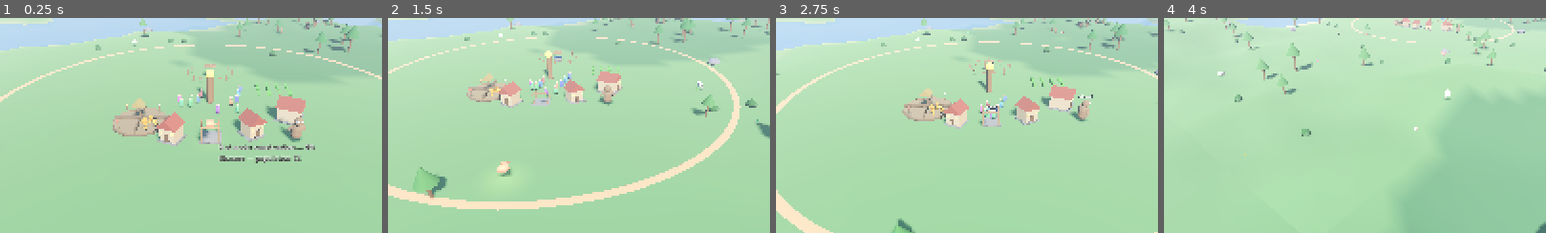
Above: before the commit, frames 1-4 (left to right).
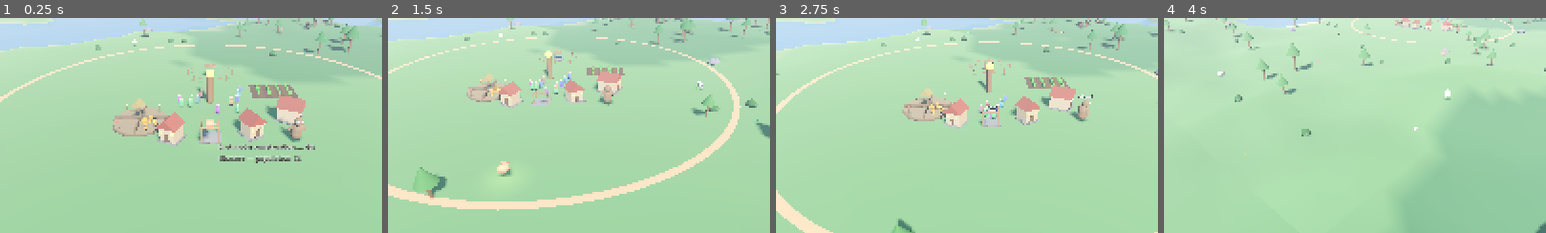
Above: after the commit, the same moments.

Repository: tjloman/tjloman
Game: Godot game, scene res://scenes/main.tscn
Same seed, same stepped clock (60 frames per second), same inputs: the game is played once before the commit and once after it.
Inputs (mouse positions are % of the whole screen's width and height, from its top left):
- Up to frame 1 (0.25 s): no input
- Up to frame 2 (1.5 s): move the mouse to (72, 45) at 0.52 s; hold Right 0.53-1.25 s; hold S (cam_back) 0.53-1.25 s; click (72, 45) at 0.67 s; drag from (30, 55) to (45, 70) at 1.27 s
- Up to frame 3 (2.75 s): move the mouse to (60, 28) at 2.02 s; hold Right from 2.03 s (still down); hold A (cam_left) from 2.03 s (still down)
- Up to frame 4 (4 s): release Right at 2.75 s; release A (cam_left) at 2.75 s; drag from (45, 70) to (20, 35) at 2.77 s; move the mouse to (80, 65) at 3.52 s; hold Left from 3.53 s (still down); hold Q (cam_rotate_left) from 3.53 s (still down)
The pictures show only the part of the screen within x 22-72%, y 23-73%; the shares and areas given below are measured in that part.

The runs differ from the first frame. In frame 1, 0.5% of the frame differs, in the area x 65-78%, y 31-38%; in frame 2, 0.2%; in frame 3, 0.3%; in frame 4, less than 0.1%.

Commit message:
Fix Android crash (drop the Decal) and clear all 11 load warnings
THE CRASH: the farm's soil was a Decal — a mobile-GPU feature that
crashes on a number of Android drivers. Replaced it with a low soil
MESH whose vertices sit on the terrain (built with SurfaceTool, exactly
like the chunk ground), so the field still hugs every contour of the
land but renders on every backend — Vulkan, mobile, and the web
Compatibility fallback alike. No Decal, no ImageTexture, nothing
driver-fragile.

WARNINGS (all 11):
- miracle_manager: the effect-strength parameter was named 'scale',
  shadowing Node3D.scale (8 sites) — renamed to 'potency'. The tween
  that animates the heal ring's actual 'scale' property is untouched.
- bird flock row grouping and the farm soil furrows were integer
  divisions — made explicit with floats.
- main.gd smoke-test loop variable 'name' shadowed Node.name — renamed.

Verified no other base-class shadows (name/scale/position/...) or
integer divisions remain across the scripts.

Co-Authored-By: Claude Fable 5 <noreply@anthropic.com>
Claude-Session: https://claude.ai/code/session_01NqBKfyc5c6bViy6kUi2S7P

Diff:
--- a/scripts/main.gd
+++ b/scripts/main.gd
@@ -245,10 +245,10 @@
 			entry[0], entry[1], opened, conjured])
 		await get_tree().create_timer(0.2).timeout
 	# Directly resolve one of each new miracle to exercise every effect.
-	for name: String in ["food", "rain", "heal", "lightning", "forest_seed",
+	for miracle: String in ["food", "rain", "heal", "lightning", "forest_seed",
 			"forage_thicket", "lightning_storm", "tornado", "bird_flock"]:
-		miracles.resolve(name, Vector3(6, 0, 6))
-		print("SMOKE TEST: resolve %s" % name)
+		miracles.resolve(miracle, Vector3(6, 0, 6))
+		print("SMOKE TEST: resolve %s" % miracle)
 		await get_tree().create_timer(0.3).timeout
 
 	for diet: Village.Diet in [Village.Diet.VEGAN, Village.Diet.CARNIVORE,
--- a/scripts/miracles/miracle_manager.gd
+++ b/scripts/miracles/miracle_manager.gd
@@ -133,17 +133,17 @@
 ## apply karma, and let the villages witness it.
 func resolve(miracle: String, pos: Vector3) -> void:
 	pos.y = 0
-	var scale := power()
+	var potency := power()
 	match miracle:
 		"food": _cast_food(pos)
-		"rain": _cast_rain(pos, scale)
+		"rain": _cast_rain(pos, potency)
 		"lightning": _cast_lightning(pos)
-		"heal": _cast_heal(pos, scale)
-		"forest_seed": _cast_forest_seed(pos, scale)
-		"forage_thicket": _cast_forage_thicket(pos, scale)
-		"lightning_storm": _cast_lightning_storm(pos, scale)
-		"tornado": _cast_tornado(pos, scale)
-		"bird_flock": _cast_bird_flock(pos, scale)
+		"heal": _cast_heal(pos, potency)
+		"forest_seed": _cast_forest_seed(pos, potency)
+		"forage_thicket": _cast_forage_thicket(pos, potency)
+		"lightning_storm": _cast_lightning_storm(pos, potency)
+		"tornado": _cast_tornado(pos, potency)
+		"bird_flock": _cast_bird_flock(pos, potency)
 		_: return
 	_apply_karma(miracle, pos)
 	for v in get_tree().get_nodes_in_group("village"):
@@ -166,8 +166,8 @@
 		add_child(food)
 
 
-func _cast_rain(pos: Vector3, scale := 1.0) -> void:
-	var reach := 14.0 * scale
+func _cast_rain(pos: Vector3, potency := 1.0) -> void:
+	var reach := 14.0 * potency
 	var cloud := Node3D.new()
 	cloud.position = pos + Vector3(0, 12, 0)
 
@@ -193,7 +193,7 @@
 	for f in get_tree().get_nodes_in_group("farms"):
 		var farm := f as Farm
 		if farm.global_position.distance_to(pos) < reach:
-			farm.water(12.0 * scale)
+			farm.water(12.0 * potency)
 
 	# Rain is the counter to fire: it douses every blaze it falls on.
 	for t in get_tree().get_nodes_in_group("trees"):
@@ -258,8 +258,8 @@
 			tree.ignite()
 
 
-func _cast_heal(pos: Vector3, scale := 1.0) -> void:
-	var reach := 8.0 * scale
+func _cast_heal(pos: Vector3, potency := 1.0) -> void:
+	var reach := 8.0 * potency
 	var torus := TorusMesh.new()
 	torus.inner_radius = 0.9
 	torus.outer_radius = 1.0
@@ -283,7 +283,7 @@
 ## Nature -------------------------------------------------------------------
 
 ## Plants a stand of thirteen saplings that shoot up to ~4 lumber quickly.
-func _cast_forest_seed(pos: Vector3, scale := 1.0) -> void:
+func _cast_forest_seed(pos: Vector3, potency := 1.0) -> void:
 	var world := get_tree().get_first_node_in_group("world_gen") as WorldGen
 	var biome := "grassland"
 	if world != null:
@@ -291,7 +291,7 @@
 	var planted := 0
 	for i in 13:
 		var a := TAU * i / 13.0 + randf() * 0.4
-		var r := randf_range(1.5, 5.0 * scale)
+		var r := randf_range(1.5, 5.0 * potency)
 		var spot := pos + Vector3(cos(a) * r, 0, sin(a) * r)
 		if world != null and world.is_underwater(spot.x, spot.z):
 			continue
@@ -309,12 +309,12 @@
 
 
 ## Scatters a thicket of berry bushes — wild forage for beast and villager.
-func _cast_forage_thicket(pos: Vector3, scale := 1.0) -> void:
+func _cast_forage_thicket(pos: Vector3, potency := 1.0) -> void:
 	var world := get_tree().get_first_node_in_group("world_gen") as WorldGen
-	var n := int(6 * scale)
+	var n := int(6 * potency)
 	for i in n:
 		var a := TAU * i / maxf(n, 1) + randf() * 0.5
-		var r := randf_range(1.0, 4.0 * scale)
+		var r := randf_range(1.0, 4.0 * potency)
 		var spot := pos + Vector3(cos(a) * r, 0, sin(a) * r)
 		if world != null and world.is_underwater(spot.x, spot.z):
 			continue
@@ -330,9 +330,9 @@
 
 ## A rolling storm: several bolts strike across a wide area over a few
 ## seconds, each lethal at its point of impact. Widens with your reach.
-func _cast_lightning_storm(pos: Vector3, scale := 1.0) -> void:
-	var reach := 10.0 * scale
-	var strikes := int(4 + scale * 3)
+func _cast_lightning_storm(pos: Vector3, potency := 1.0) -> void:
+	var reach := 10.0 * potency
+	var strikes := int(4 + potency * 3)
 	for i in strikes:
 		var delay := i * 0.35
 		var a := randf() * TAU
@@ -345,7 +345,7 @@
 
 ## A tornado: a spinning funnel that wanders, flinging loose things and
 ## terrifying (and battering) whoever it passes.
-func _cast_tornado(pos: Vector3, scale := 1.0) -> void:
+func _cast_tornado(pos: Vector3, potency := 1.0) -> void:
 	var funnel := Node3D.new()
 	funnel.position = pos
 	add_child(funnel)
@@ -354,9 +354,9 @@
 		var ring := Util.cylinder(0.4 + t * 2.6, 1.4, Color(0.55, 0.55, 0.6, 0.6),
 			Vector3(0, 0.7 + i * 1.4, 0))
 		funnel.add_child(ring)
-	var life := 8.0 + scale * 2.0
+	var life := 8.0 + potency * 2.0
 	var drift := Vector3(randf_range(-1, 1), 0, randf_range(-1, 1)).normalized()
-	_run_tornado(funnel, drift, life, 5.0 * scale)
+	_run_tornado(funnel, drift, life, 5.0 * potency)
 
 
 func _run_tornado(funnel: Node3D, drift: Vector3, life: float, radius: float) -> void:
@@ -385,7 +385,7 @@
 
 ## A V of birds sweeps overhead — doves if you are good, ravens if neutral,
 ## screeching bats if you are wicked. An omen the villages read plainly.
-func _cast_bird_flock(pos: Vector3, scale := 1.0) -> void:
+func _cast_bird_flock(pos: Vector3, potency := 1.0) -> void:
 	var flock := Node3D.new()
 	var body_color := Color(0.95, 0.95, 0.95)
 	var sound := "coo"
@@ -395,9 +395,9 @@
 	elif GameState.alignment < 30.0:
 		body_color = Color(0.12, 0.12, 0.14)
 		sound = "caw"
-	var count := int(7 + scale * 4)
+	var count := int(7 + potency * 4)
 	for i in count:
-		var row := (i + 1) / 2
+		var row := int((i + 1) / 2.0)
 		var side := 1 if i % 2 == 0 else -1
 		var bird := Util.box(Vector3(0.5, 0.12, 0.2), body_color,
 			Vector3(side * row * 0.7, 0, -row * 0.7))
--- a/scripts/world/farm.gd
+++ b/scripts/world/farm.gd
@@ -1,10 +1,11 @@
 class_name Farm
 extends Node3D
-## A field of crops that grows food over time. The soil is a DECAL projected
-## straight down onto the terrain, so the field follows the contours of the
-## land instead of floating on a platform; the crops are planted at the real
-## ground height beneath each row. Villagers tend it (faster growth), rain
-## multiplies it, harvest banks it in the store.
+## A field of crops that grows food over time. The soil is a low mesh whose
+## vertices sit on the terrain, so the field hugs every rise and dip of the
+## land instead of floating on a platform (and it renders on every backend,
+## unlike a Decal — which crashed some mobile GPUs). Crops are planted at
+## the real ground height beneath each row. Villagers tend it (faster
+## growth), rain multiplies it, harvest banks it in the store.
 
 const BASE_GROWTH_PER_SEC := 0.008
 const TEND_BONUS_PER_SEC := 0.03
@@ -25,13 +26,7 @@
 	set_meta("hover_name", "Farm")
 	var world := get_tree().get_first_node_in_group("world_gen") as WorldGen
 
-	# The soil, painted onto the land: a decal projects down onto whatever
-	# terrain lies beneath, hugging every rise and dip.
-	var decal := Decal.new()
-	decal.texture_albedo = _soil_texture()
-	decal.size = Vector3(HALF_X * 2.0 + 0.6, 8.0, HALF_Z * 2.0 + 0.6)
-	decal.position = Vector3(0, 0, 0)
-	add_child(decal)
+	_build_soil(world)
 
 	# Crops planted in rows, each at the true ground height under its spot.
 	# base_y = the ground the crop grows out of; it scales up from there.
@@ -39,10 +34,7 @@
 		for z in 3:
 			var lx := -2.4 + x * 1.6
 			var lz := -1.5 + z * 1.5
-			var ground_y := -0.05
-			if world != null:
-				ground_y = world.height_at(global_position.x + lx, global_position.z + lz) \
-					- global_position.y - 0.05
+			var ground_y := _local_ground(world, lx, lz)
 			var crop := Util.box(Vector3(0.4, 1.0, 0.4), Color(0.35, 0.7, 0.25),
 				Vector3(lx, ground_y, lz))
 			crop.set_meta("base_y", ground_y)
@@ -50,15 +42,43 @@
 			_crop_meshes.append(crop)
 
 
-## A simple tilled-soil texture: brown with darker furrow stripes.
-func _soil_texture() -> ImageTexture:
-	var img := Image.create(48, 48, false, Image.FORMAT_RGB8)
-	for y in 48:
-		for x in 48:
-			var furrow := 0.0 if (x / 4) % 2 == 0 else 0.08
-			var n := (sin(x * 1.7) * cos(y * 2.1)) * 0.03
-			img.set_pixel(x, y, Color(0.36 - furrow + n, 0.26 - furrow + n, 0.16 + n))
-	return ImageTexture.create_from_image(img)
+## The terrain height at a field-local offset, in the farm's local space.
+func _local_ground(world: WorldGen, lx: float, lz: float) -> float:
+	if world == null:
+		return -0.05
+	return world.height_at(global_position.x + lx, global_position.z + lz) - global_position.y - 0.05
+
+
+## A tilled-soil mesh whose vertices ride the terrain — hugging the land on
+## every renderer, no Decal required.
+func _build_soil(world: WorldGen) -> void:
+	var cols := 7
+	var rows := 5
+	var st := SurfaceTool.new()
+	st.begin(Mesh.PRIMITIVE_TRIANGLES)
+	for r in rows:
+		for c in cols:
+			var x0 := lerpf(-HALF_X, HALF_X, float(c) / cols)
+			var x1 := lerpf(-HALF_X, HALF_X, float(c + 1) / cols)
+			var z0 := lerpf(-HALF_Z, HALF_Z, float(r) / rows)
+			var z1 := lerpf(-HALF_Z, HALF_Z, float(r + 1) / rows)
+			var furrow := 0.04 if c % 2 == 0 else 0.0
+			var soil := Color(0.36 - furrow, 0.26 - furrow, 0.16)
+			var p00 := Vector3(x0, _local_ground(world, x0, z0) + 0.06, z0)
+			var p10 := Vector3(x1, _local_ground(world, x1, z0) + 0.06, z0)
+			var p11 := Vector3(x1, _local_ground(world, x1, z1) + 0.06, z1)
+			var p01 := Vector3(x0, _local_ground(world, x0, z1) + 0.06, z1)
+			for v in [p00, p10, p11, p00, p11, p01]:
+				st.set_color(soil)
+				st.add_vertex(v)
+	st.generate_normals()
+	var mi := MeshInstance3D.new()
+	mi.mesh = st.commit()
+	var mat := StandardMaterial3D.new()
+	mat.vertex_color_use_as_albedo = true
+	mat.roughness = 1.0
+	mi.material_override = mat
+	add_child(mi)
 
 
 func _process(delta: float) -> void:
